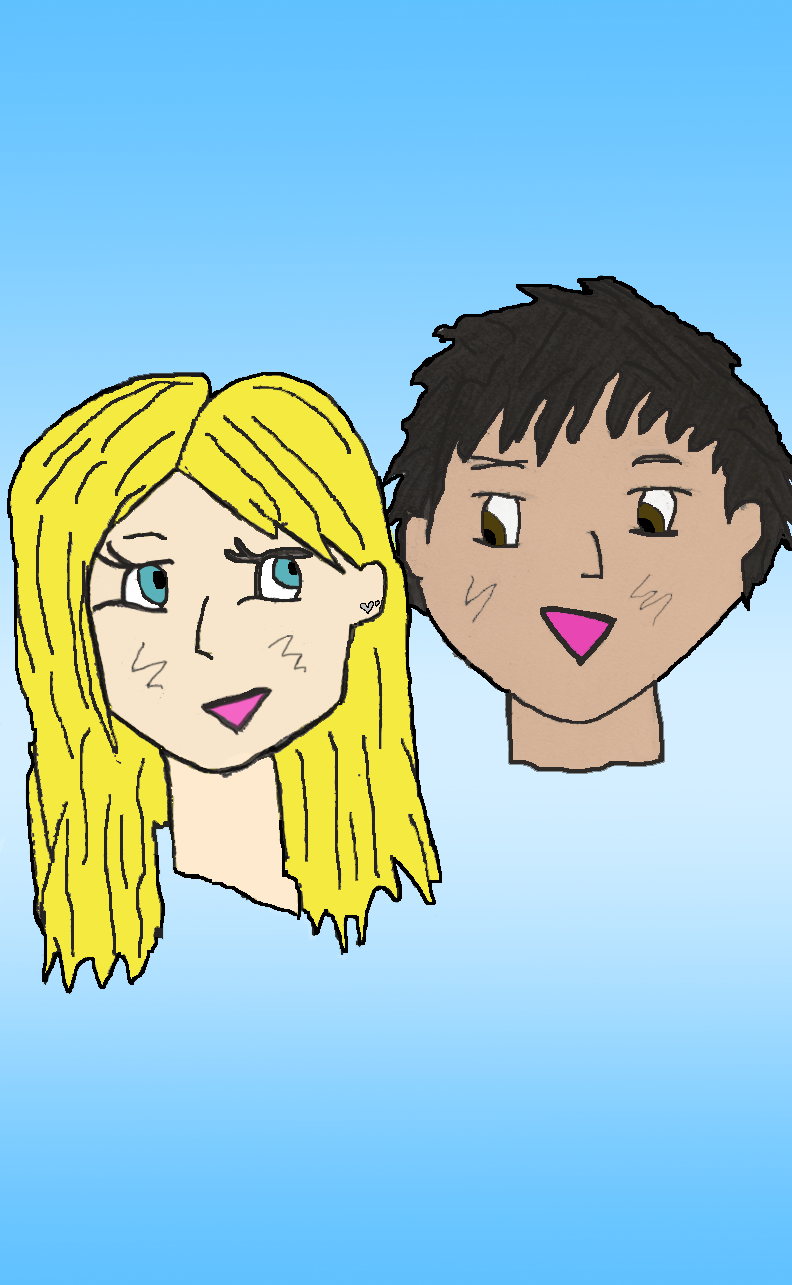
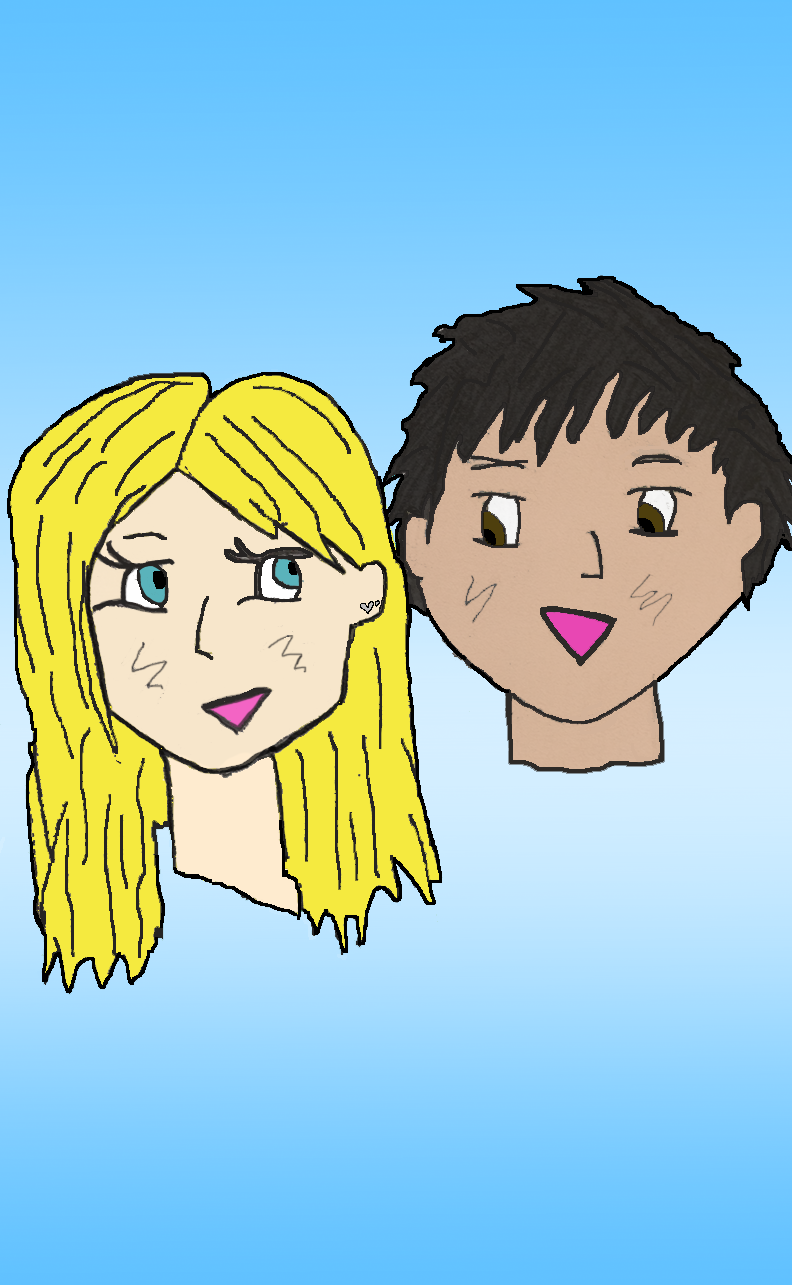
Layered file, before and after one edit (792px x 1285px). Changes by layer:
painted on "Background copy" over [518, 487, 754, 513]
